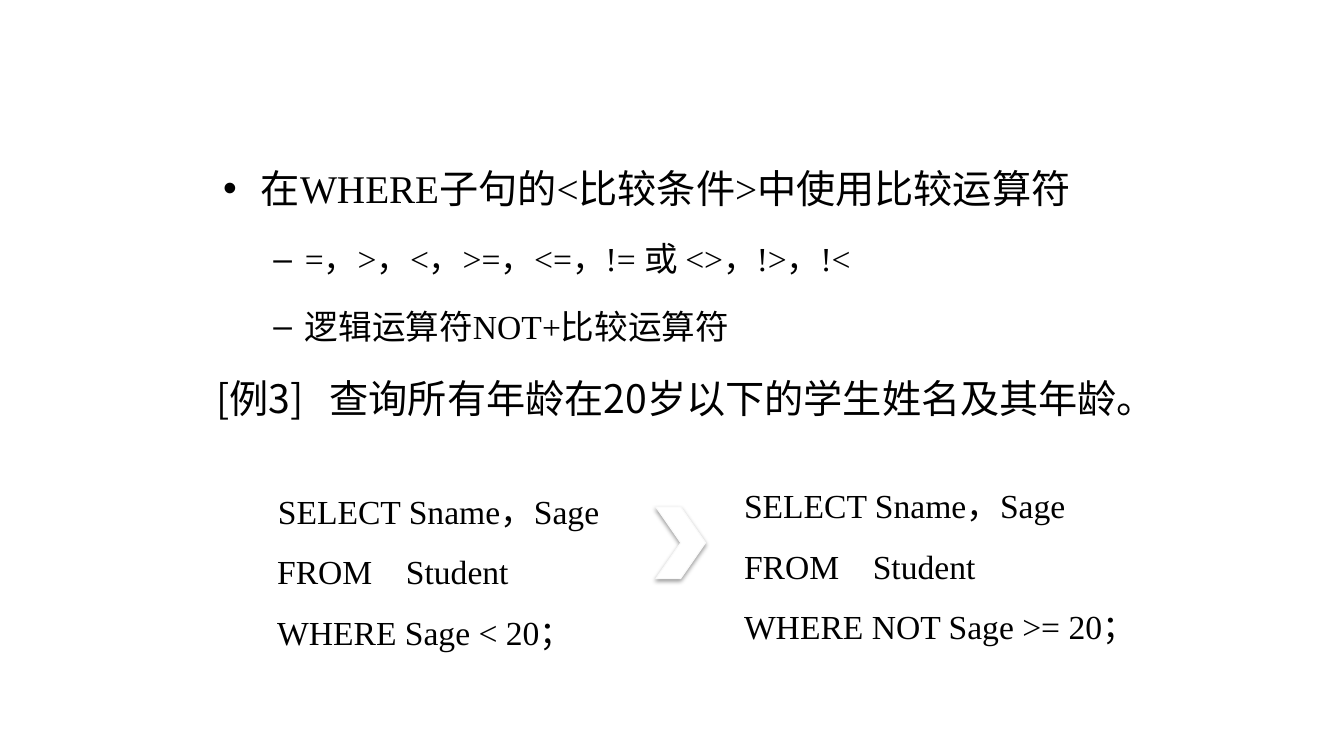
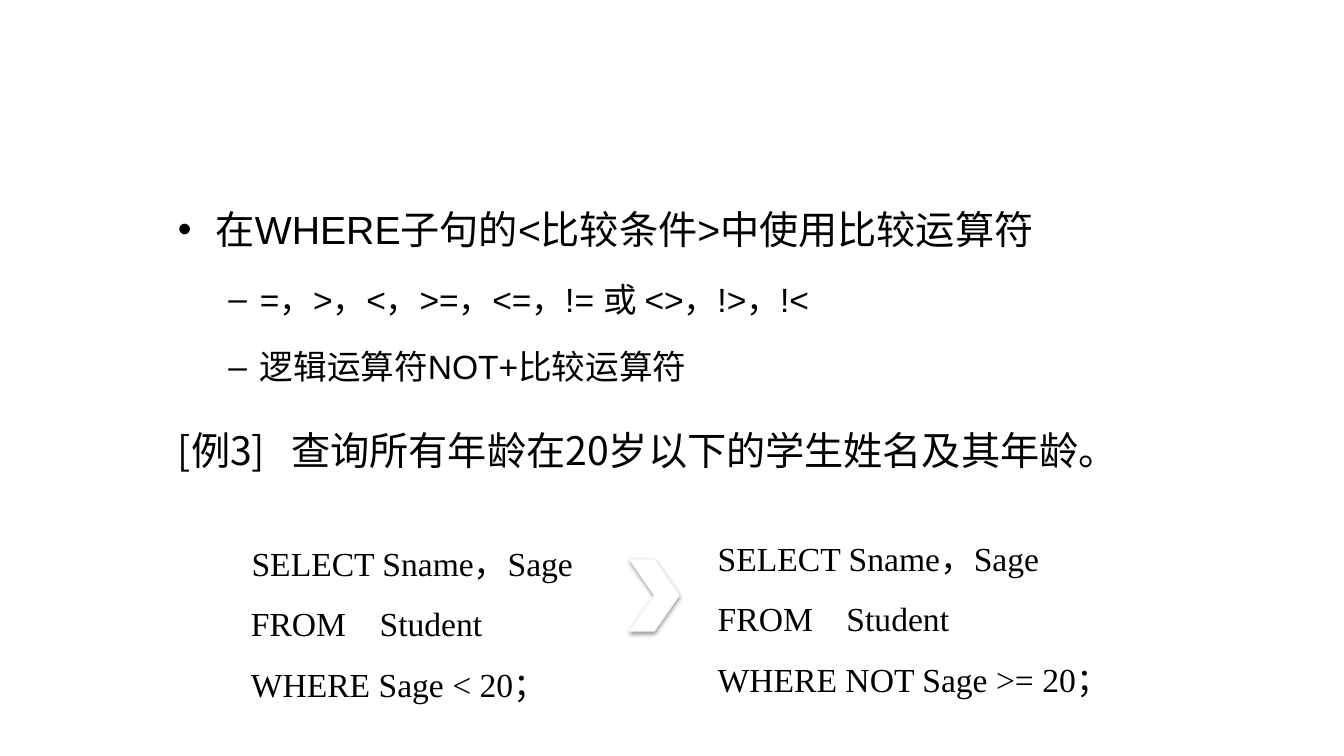
Before and after one commit to edu2act/course-computerIntroduction, a slide deck: slide 46 of materials/slides/ch07.pptx. Drawn at 1344x756 pixels with LibreOffice and Linux fonts; fonts in the diff are those of the drawing; background and template pictures are left out. Boxes give left, top, right and bottom in pixels: in the first picture for what was removed or moved away, otherwise in the second. Text is boxed around its words. In the diff, an @@ line names an element or a change of style, - is before the commit and + after.

```diff
--- a/materials/slides/ch07.pptx
+++ b/materials/slides/ch07.pptx
@@ text "在WHERE子句的<比较条件>中使用比较运算符": place and size @@
-text "在WHERE子句的<比较条件>中使用比较运算符" at [261, 170, 1071, 342]
+text "在WHERE子句的<比较条件>中使用比较运算符" at [216, 211, 1034, 382]
@@ text "在WHERE子句的<比较条件>中使用比较运算符" at [216, 211, 1034, 382]: font Times New Roman to Arial @@
@@ text "[例3] 查询所有年龄在20岁以下的学生姓名及其年龄。": place and size @@
-text "[例3] 查询所有年龄在20岁以下的学生姓名及其年龄。" at [216, 380, 1156, 420]
+text "[例3] 查询所有年龄在20岁以下的学生姓名及其年龄。" at [178, 432, 1117, 472]
@@ text "SELECT Sname，Sage": place and size @@
-text "SELECT Sname，Sage" at [277, 501, 599, 651]
+text "SELECT Sname，Sage" at [251, 553, 572, 704]
@@ text "SELECT Sname，Sage": place and size @@
-text "SELECT Sname，Sage" at [744, 495, 1136, 646]
+text "SELECT Sname，Sage" at [718, 548, 1109, 698]
@@ chevron: place and size @@
-chevron at [656, 507, 706, 579]
+chevron at [630, 560, 680, 631]
```
Also in this commit, not shown: 35 other slides changed, 1 other file.
